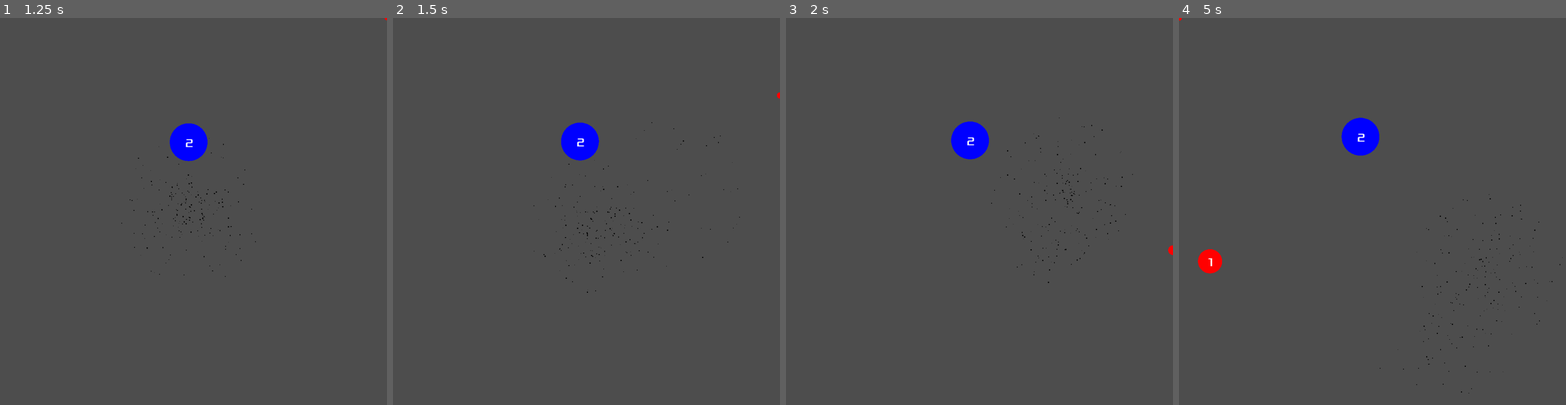
Above: before the commit, frames 1-4 (left to right).
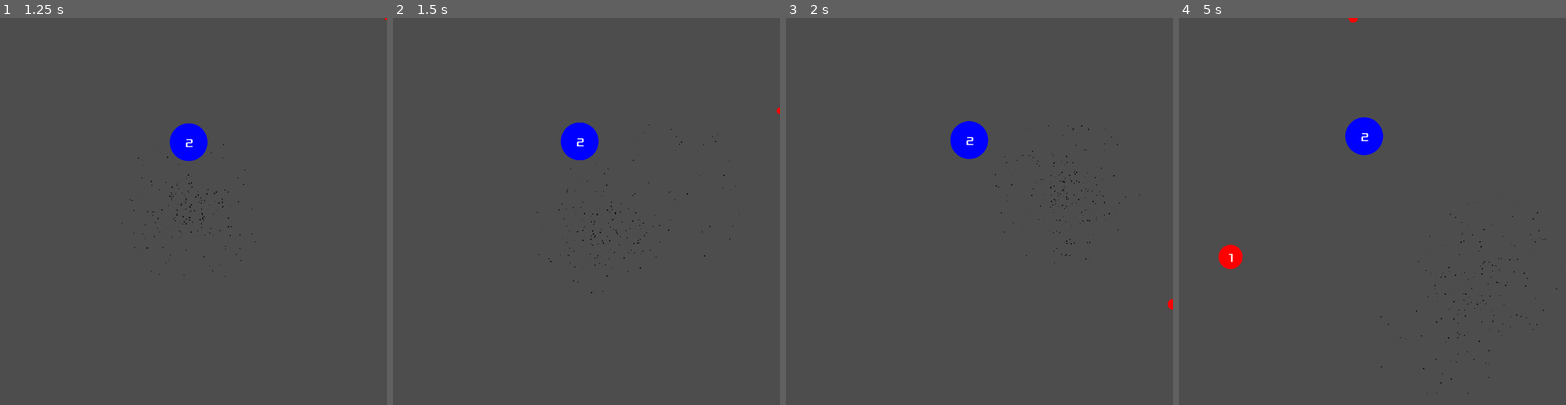
Above: after the commit, the same moments.

Repository: nuts4nuts4nuts/flappyversary
Game: Godot game, scene res://scenes/main.tscn
Same seed, same stepped clock (60 frames per second), same inputs: the game is played once before the commit and once after it.
Inputs (mouse positions are in pixels of both pictures, inside the frame that each line leads up to):
- Up to frame 1 (1.25 s): click "Start" at 0.5 s
- Up to frame 2 (1.5 s): tap Enter at 1.25 s; move the mouse to (671, 192) at 1.27 s; press the mouse at (671, 192) at 1.28 s; hold Up from 1.28 s (still down)
- Up to frame 3 (2 s): keep holding Up
- Up to frame 4 (5 s): move the mouse to (1295, 230) at 2.02 s; release Up at 2.03 s; release the mouse at (1295, 230) at 2.03 s; hold Down 2.03-2.78 s; click (1295, 230) at 2.1 s; move the mouse to (1411, 126) at 2.77 s; press the mouse at (1411, 126) at 2.78 s; hold Up 2.78-4.28 s; move the mouse to (1353, 288) at 3.52 s; release the mouse at (1353, 288) at 3.53 s; click (1353, 288) at 3.6 s; move the mouse to (1488, 269) at 4.27 s; press the mouse at (1488, 269) at 4.28 s; hold Down from 4.28 s (still down)

Frame 1 is identical in both runs. In frame 2, 0.3% of the frame differs, in the area x 36-100%, y 19-72%; in frame 3, 0.3%; in frame 4, 1.1%, in the area x 0-100%, y 0-98%.

Commit message:
Fix hud scaling / position

Diff:
--- a/scenes/HUD.tscn
+++ b/scenes/HUD.tscn
@@ -1,9 +1,29 @@
-[gd_scene load_steps=2 format=3 uid="uid://cmn4pqfuj8wkh"]
+[gd_scene load_steps=5 format=3 uid="uid://cmn4pqfuj8wkh"]
 
 [ext_resource type="Script" path="res://scripts/HUD.gd" id="1_bol17"]
+[ext_resource type="FontFile" uid="uid://yms4qa7f8yr1" path="res://fonts/Xolonium-Regular.ttf" id="2_modil"]
+[ext_resource type="Script" path="res://scripts/scoring_hud.gd" id="3_keee4"]
+[ext_resource type="Script" path="res://scripts/danger_hud.gd" id="4_fynj6"]
 
 [node name="HUD" type="CanvasLayer"]
 script = ExtResource("1_bol17")
+
+[node name="scoring_hud" type="Label" parent="."]
+anchors_preset = 5
+anchor_left = 0.5
+anchor_right = 0.5
+offset_left = -26.0
+offset_right = 26.0
+offset_bottom = 40.0
+grow_horizontal = 2
+size_flags_vertical = 1
+theme_override_colors/font_color = Color(0.247059, 0.576471, 0.133333, 1)
+theme_override_fonts/font = ExtResource("2_modil")
+theme_override_font_sizes/font_size = 30
+text = "SCORING IN 0.00"
+horizontal_alignment = 1
+vertical_alignment = 1
+script = ExtResource("3_keee4")
 
 [node name="StartButton" type="Button" parent="."]
 anchors_preset = 7
@@ -19,4 +39,20 @@
 theme_override_font_sizes/font_size = 64
 text = "Start"
 
+[node name="danger_hud" type="Label" parent="."]
+anchors_preset = 5
+anchor_left = 0.5
+anchor_right = 0.5
+offset_left = -35.5
+offset_right = 35.5
+offset_bottom = 40.0
+grow_horizontal = 2
+theme_override_colors/font_color = Color(0.807843, 0, 0, 1)
+theme_override_fonts/font = ExtResource("2_modil")
+theme_override_font_sizes/font_size = 30
+text = "COLLAPSE INCOMING IN 0.00"
+horizontal_alignment = 1
+vertical_alignment = 1
+script = ExtResource("4_fynj6")
+
 [connection signal="pressed" from="StartButton" to="." method="_on_start_button_pressed"]
--- a/scenes/main.tscn
+++ b/scenes/main.tscn
@@ -1,13 +1,10 @@
-[gd_scene load_steps=9 format=3 uid="uid://bev206jk65om0"]
+[gd_scene load_steps=6 format=3 uid="uid://bev206jk65om0"]
 
 [ext_resource type="PackedScene" uid="uid://u6gk8ntmnifh" path="res://scenes/ball-group.tscn" id="1_fjp4r"]
 [ext_resource type="PackedScene" uid="uid://cndnlt3bclw7u" path="res://scenes/gravity-well.tscn" id="1_igh56"]
 [ext_resource type="Script" path="res://scripts/main.gd" id="1_qkwcp"]
 [ext_resource type="PackedScene" uid="uid://uxka1p11iue3" path="res://scenes/target-ball.tscn" id="4_laj0n"]
 [ext_resource type="PackedScene" uid="uid://cmn4pqfuj8wkh" path="res://scenes/HUD.tscn" id="5_uep46"]
-[ext_resource type="FontFile" uid="uid://yms4qa7f8yr1" path="res://fonts/Xolonium-Regular.ttf" id="6_ld0xx"]
-[ext_resource type="Script" path="res://scripts/danger_hud.gd" id="6_ph4el"]
-[ext_resource type="Script" path="res://scripts/scoring_hud.gd" id="8_trtcg"]
 
 [node name="main" type="Node2D"]
 script = ExtResource("1_qkwcp")
@@ -25,31 +22,5 @@
 
 [node name="HUD" parent="." instance=ExtResource("5_uep46")]
 
-[node name="danger_hud" type="Label" parent="HUD"]
-offset_left = 244.0
-offset_top = 94.0
-offset_right = 315.0
-offset_bottom = 134.0
-theme_override_colors/font_color = Color(0.807843, 0, 0, 1)
-theme_override_fonts/font = ExtResource("6_ld0xx")
-theme_override_font_sizes/font_size = 30
-text = "Test"
-horizontal_alignment = 1
-vertical_alignment = 1
-script = ExtResource("6_ph4el")
-
-[node name="scoring_hud" type="Label" parent="HUD"]
-offset_left = 244.0
-offset_top = 60.0
-offset_right = 296.0
-offset_bottom = 97.0
-theme_override_colors/font_color = Color(0.247059, 0.576471, 0.133333, 1)
-theme_override_fonts/font = ExtResource("6_ld0xx")
-theme_override_font_sizes/font_size = 30
-text = "0"
-horizontal_alignment = 1
-vertical_alignment = 1
-script = ExtResource("8_trtcg")
-
 [connection signal="timeout" from="SpawnTimer" to="." method="_on_spawn_timer_timeout"]
 [connection signal="dead" from="target_ball" to="." method="end_game"]
--- a/scripts/danger_hud.gd
+++ b/scripts/danger_hud.gd
@@ -1,6 +1,8 @@
 extends Label
 
 var target_ball
+
+
 # Called when the node enters the scene tree for the first time.
 func _ready():
 	target_ball = get_parent().get_parent().get_node("target_ball")
@@ -14,6 +16,7 @@
 
 func update_value():
 	if(target_ball.check_dying()):
-		text = str("COLLAPSE INCOMING IN ") + str(snapped(target_ball.death_time - target_ball.current_death_time, 0.01))
+		var number = "%.2f" % (target_ball.death_time - target_ball.current_death_time)
+		text = "COLLAPSE INCOMING IN " + number
 	else:
 		text = str("")
--- a/scripts/main.gd
+++ b/scripts/main.gd
@@ -29,7 +29,7 @@
 
 func _unhandled_key_input(event: InputEvent):
 	# DEBUG STUFF
-	if Engine.is_editor_hint() and event.is_pressed():
+	if OS.has_feature("editor") and event.is_pressed():
 		# spawn balls with 1 through 9
 		var key_number = int(event.key_label) - 48
 		if key_number >= 0 and key_number < 10:
--- a/scripts/scoring_hud.gd
+++ b/scripts/scoring_hud.gd
@@ -2,6 +2,8 @@
 
 var target_ball
 var target_timer
+
+
 # Called when the node enters the scene tree for the first time.
 func _ready():
 	target_ball = get_parent().get_parent().get_node("target_ball")
@@ -15,8 +17,10 @@
 		update_value()
 	pass
 
+
 func update_value():
 	if(target_ball.cashing_in):
-		text = str("SCORING IN ") + str(snapped(target_timer.get_time_left(), 0.01))
+		var number = "%.2f" % target_timer.get_time_left()
+		text = "SCORING IN " + number
 	else:
 		text = str("")
